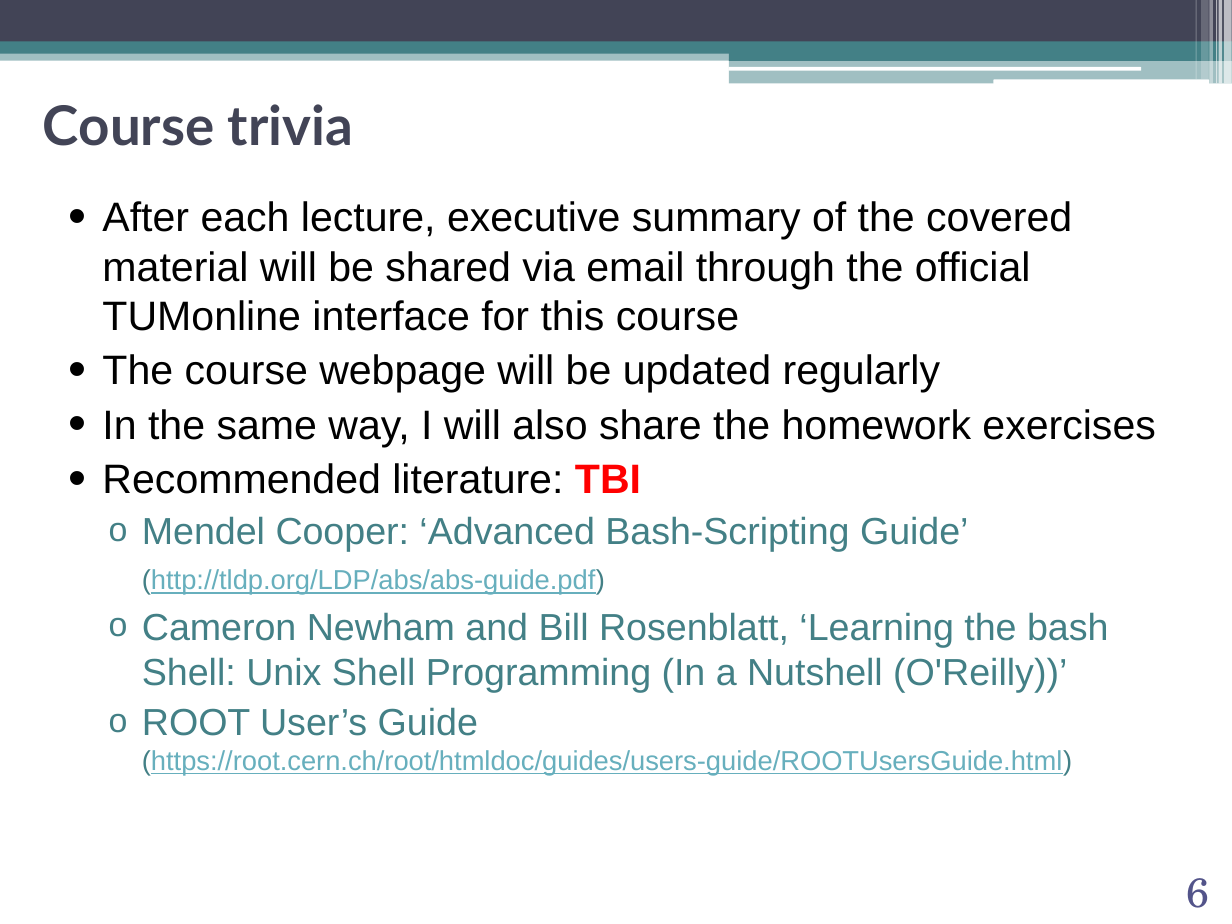
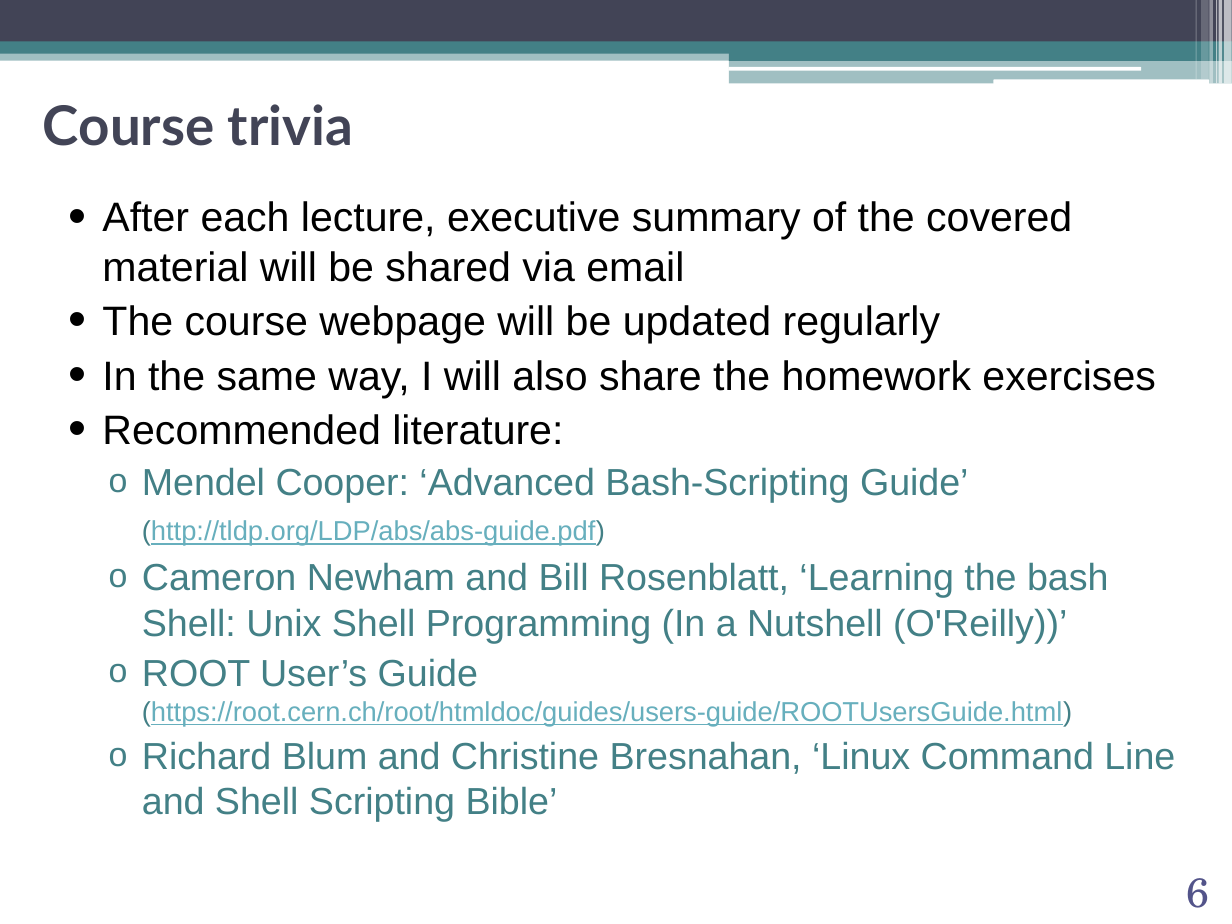
Before and after one commit to abilandz/PH8124, a slide deck: slide 6 of Lecture_1/ABilandzic_PH8124_SS2021.pptx. Drawn at 1232x924 pixels with LibreOffice and Linux fonts; fonts in the diff are those of the drawing; background and template pictures are left out. Boxes give left, top, right and bottom in pixels: in the first picture for what was removed or moved away, otherwise in the second. Text is boxed around its words. In the diff, an @@ line names an element or a change of style, - is before the commit and + after.

```diff
--- a/Lecture_1/ABilandzic_PH8124_SS2021.pptx
+++ b/Lecture_1/ABilandzic_PH8124_SS2021.pptx
@@ text at [102, 201, 1072, 282]: text changed @@
-• After each lecture, executive summary of the covered material will be shared via email through the official TUMonline interface for this course
+• After each lecture, executive summary of the covered material will be shared via email
@@ text at [102, 414, 563, 445]: text changed @@
-• Recommended literature: TBI
+• Recommended literature:
@@ text at [142, 741, 1175, 822]: paragraph added @@
+  o Richard Blum and Christine Bresnahan, ‘Linux Command Line and Shell Scripting Bible’
```
Also in this commit, not shown: 12 other slides changed, 1 other file.
